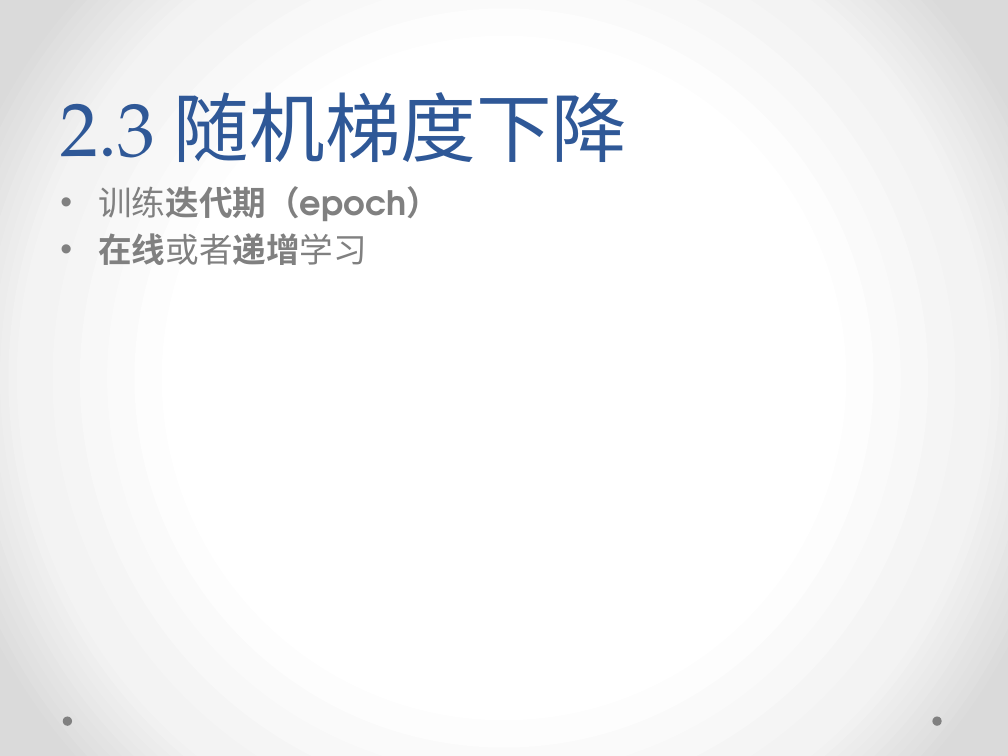
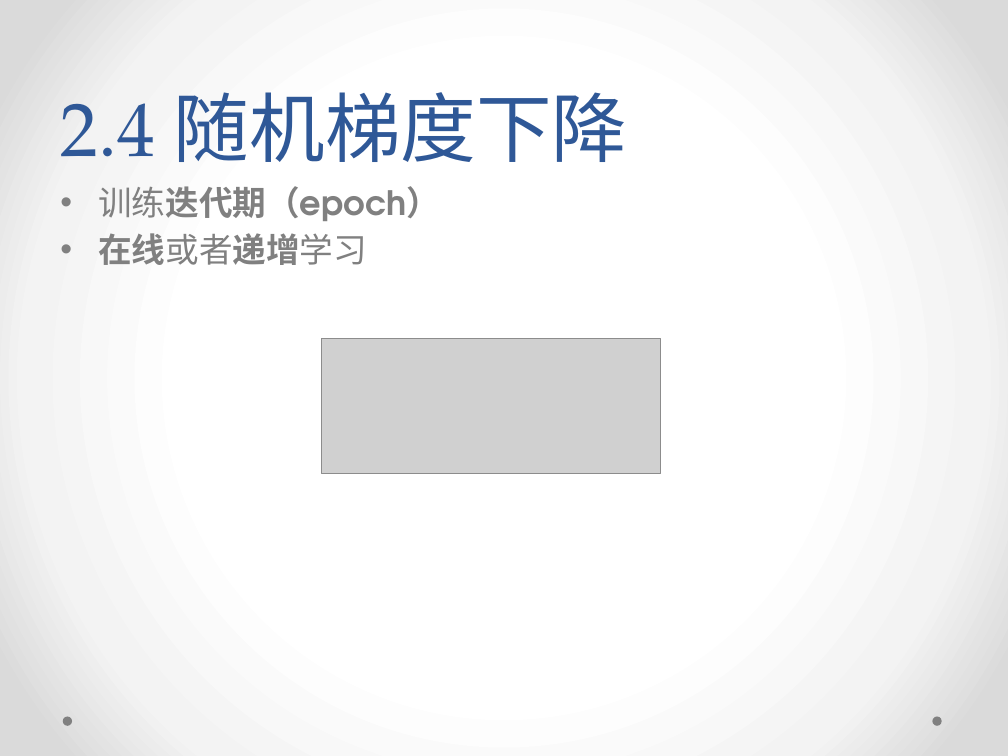
Before and after one commit to yish0000/neuralnetwork, a slide deck: slide 30 of 深度学习数学原理初探.pptx (slide 29 before the commit). Drawn at 1008x756 pixels with LibreOffice and Linux fonts; fonts in the diff are those of the drawing; grey boxes stand for pictures; background and template pictures are left out. Boxes give left, top, right and bottom in pixels: in the first picture for what was removed or moved away, otherwise in the second. Text is boxed around its words. In the diff, an @@ line names an element or a change of style, - is before the commit and + after.

```diff
--- a/深度学习数学原理初探.pptx
+++ b/深度学习数学原理初探.pptx
@@ title at [60,92,628,162]: text changed @@
-2.3 随机梯度下降
+2.4 随机梯度下降
@@ picture added at [322,339,660,474] @@
```
Also in this commit, not shown: 15 other slides changed, 1 slide added.
